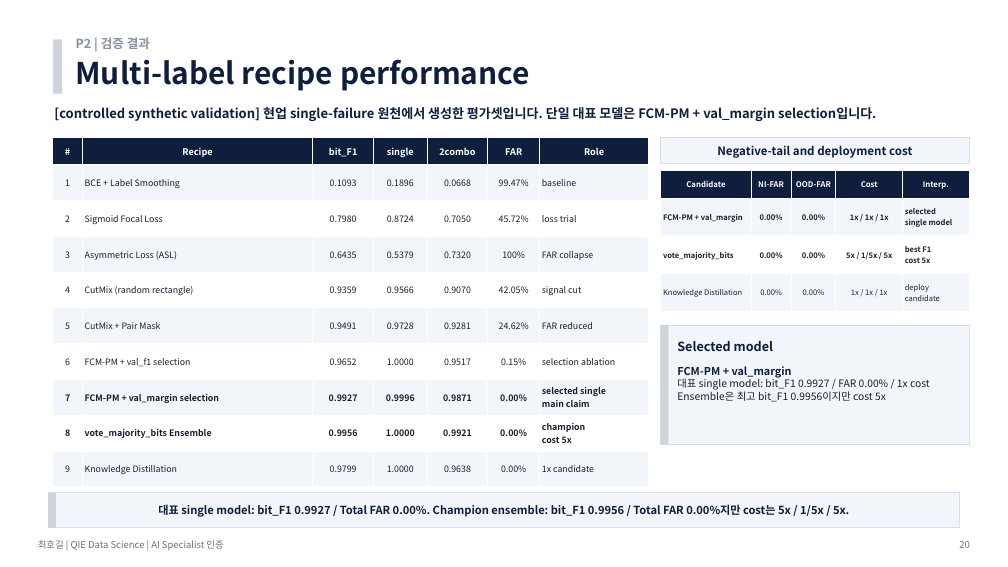
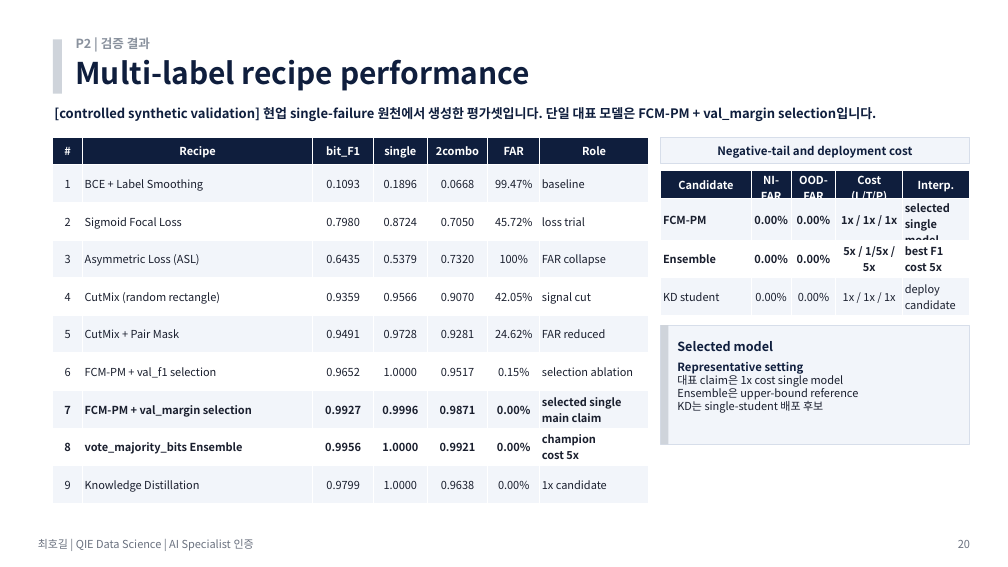
Before and after one commit to hogil/fbm_paper, a slide deck: slide 20 of recommendation/presentation/'26년 AI Specialist 면점 심사 자료_메모리사업부_최호길.pptx. Drawn at 1008x567 pixels with LibreOffice and Linux fonts; fonts in the diff are those of the drawing. Boxes give left, top, right and bottom in pixels: in the first picture for what was removed or moved away, otherwise in the second. Text is boxed around its words. In the diff, an @@ line names an element or a change of style, - is before the commit and + after.

Commit message:
Deduplicate AI specialist deck metrics

```diff
--- a/recommendation/presentation/'26년 AI Specialist 면점 심사 자료_메모리사업부_최호길.pptx
+++ b/recommendation/presentation/'26년 AI Specialist 면점 심사 자료_메모리사업부_최호길.pptx
@@ table at bbox=[53, 138, 649, 504] @@
@@ size 8.7 to 10.5 pt in "#", "Recipe", "bit_F1", "single" and 3 more places @@
@@ size 8.4 to 10.5 pt @@
@@ table at bbox=[661, 171, 969, 313] @@
-row 1, column 4: Cost
+row 1, column 4: Cost / (L/T/P)
-row 2, column 1: FCM-PM + val_margin
+row 2, column 1: FCM-PM
-row 3, column 1: vote_majority_bits
+row 3, column 1: Ensemble
-row 4, column 1: Knowledge Distillation
+row 4, column 1: KD student
@@ size 7.4 to 10.5 pt in "Candidate", "NI-FAR", "OOD-FAR", "Interp." @@
@@ size 7.2 to 10.5 pt in "0.00%", "0.00%", "1x / 1x / 1x", "selected" and 11 more places @@
@@ text at bbox=[677, 362, 858, 413]: text changed; size 9.8 to 10.5 pt @@
-FCM-PM + val_margin
-대표 single model: bit_F1 0.9927 / FAR 0.00% / 1x cost
-Ensemble은 최고 bit_F1 0.9956이지만 cost 5x
+Representative setting
+대표 claim은 1x cost single model
+Ensemble은 upper-bound reference
+KD는 single-student 배포 후보
@@ rectangle removed at bbox=[48, 493, 960, 528] @@
@@ rectangle removed at bbox=[48, 493, 56, 528] @@
@@ text removed at bbox=[158, 504, 849, 517] @@
-대표 single model: bit_F1 0.9927 / Total FAR 0.00%. Champion ensemble: bit_F1 0.9956 / Total FAR 0.00%지만 cost는 5x / 1/5x / 5x.
@@ text "최호길 | QIE Data Science ..." at bbox=[38, 539, 254, 551]: size 9 to 10.5 pt @@
@@ text "20" at bbox=[958, 540, 970, 548]: size 9 to 10.5 pt @@
```
Also in this commit, not shown: 25 other slides changed, 2 other files.
